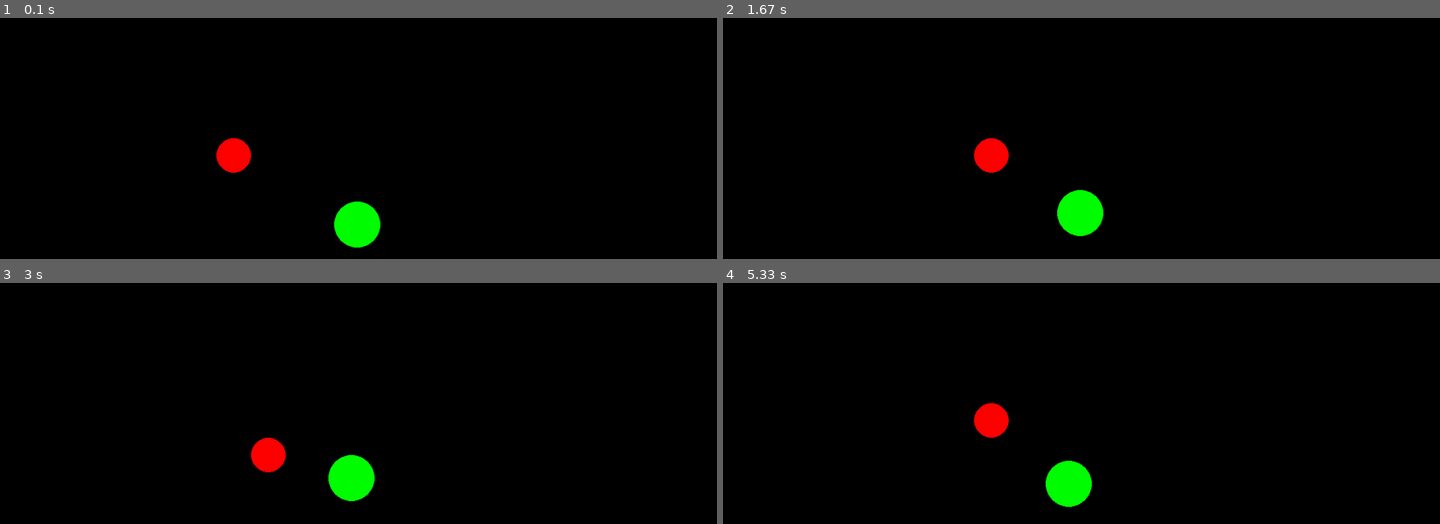
Above: before the commit, frames 1-4 (two rows, left to right).
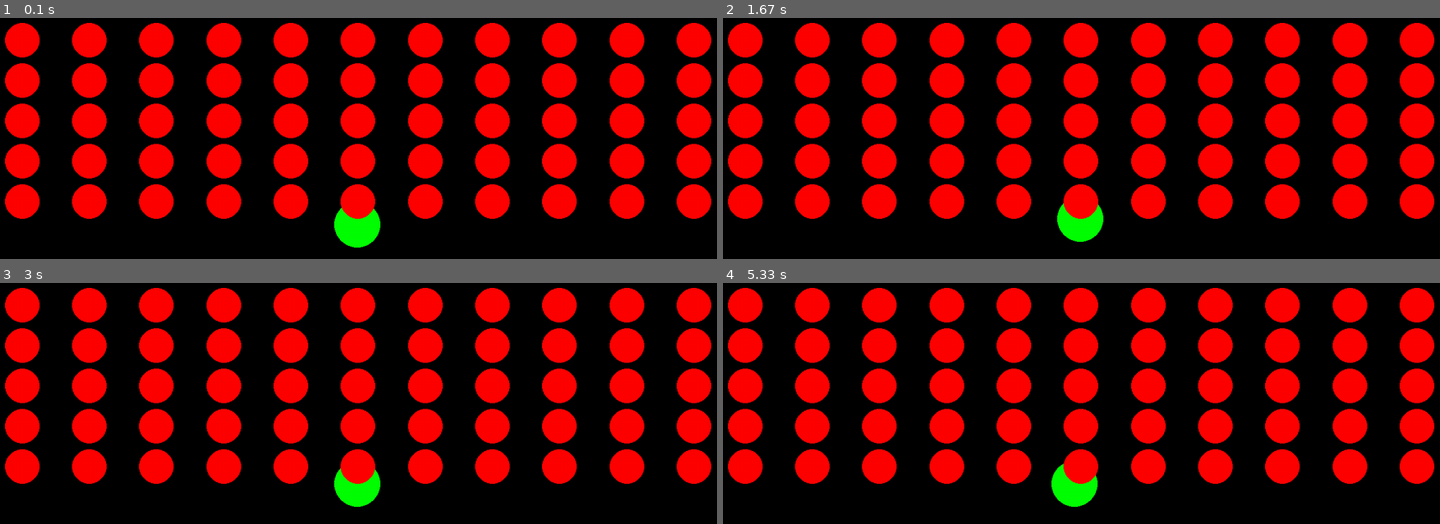
Above: after the commit, the same moments.

Repository: IliaIlinich/SpaceInvadersPyGame
Game: pygame game, started from main.py
The game is run twice, just before and just after one commit, with the same random seed, the same clock (stepped at 60 frames per second) and the same inputs.
Inputs:
- Up to frame 1 (0.1 s): no input
- Up to frame 2 (1.67 s): hold Up 0.83-1.3 s; hold Right from 1.33 s (still down)
- Up to frame 3 (3 s): release Right at 1.93 s; hold Left 1.97-2.62 s; hold Down from 2.65 s (still down)
- Up to frame 4 (5.33 s): release Down at 3.33 s; hold Left 3.37-4.07 s; hold Up 4.1-4.8 s; hold Right from 4.83 s (still down)

The runs differ from the first frame. In frame 1, 31% of the frame differs, in the area x 0-100%, y 2-84%; in frame 2, 31%; in frame 3, 32%, in the area x 0-100%, y 2-93%; in frame 4, 31%.

Commit message:
alien level file added with grid for them.

Diff:
--- a/alienController.py
+++ b/alienController.py
@@ -4,11 +4,12 @@
 class Alien:
     def __init__(self, pos_x, pos_y):
         self.position = pygame.Vector2(pos_x, pos_y)
-        self.stage = 0 # Terminal variable for movement testing
-        self.timer_move = pygame.USEREVENT + 1
 
     def draw(self, surface):
         pygame.draw.circle(surface, "red", self.position, 30)
+
+    def get_position(self):
+        return self.position
 
     # Movement
     def move_right(self):
--- /dev/null
+++ b/alienLevels.py
@@ -0,0 +1,17 @@
+import pygame
+import alienController as ALC
+
+screen = pygame.display.set_mode((1280, 720))
+
+def level1():
+    alien_list = [[]]
+    for i in range(5):
+        alien_line = []
+        for j in range(11):
+            alien = ALC.Alien(60 + j * (screen.get_width() / 11), 40 + i * 70)
+            alien_line.append(alien)
+        alien_list.append(alien_line)
+
+    for i in range(len(alien_list)):
+        for j in range(len(alien_list[i])):
+            alien_list[i][j].draw(screen)
--- a/main.py
+++ b/main.py
@@ -1,5 +1,6 @@
 import pygame
 import alienController as ALC
+import alienLevels as ALL
 
 # Initialize Pygame
 pygame.init()
@@ -10,9 +11,7 @@
 # Player setup
 player_pos = pygame.Vector2(screen.get_width() / 2, screen.get_height() / 2)
 
-# Alien setup
-alien1 = ALC.Alien(screen.get_width() / 3, screen.get_height() / 3)
-pygame.time.set_timer(alien1.timer_move, 1000)  # Alien movement timer
+level_flag = 0
 
 # Main loop
 if __name__ == "__main__":
@@ -39,23 +38,7 @@
                 if keys[pygame.K_DOWN]:
                     player_pos.y += 10
 
-                # Movement test
-                if event.type == alien1.timer_move:
-                    if alien1.stage == 0:
-                        alien1.move_right()
-                        alien1.stage += 1
-                    elif alien1.stage == 1:
-                        alien1.move_down()
-                        alien1.stage += 1
-                    elif alien1.stage == 2:
-                        alien1.move_left()
-                        alien1.stage += 1
-                    elif alien1.stage == 3:
-                        alien1.move_up()
-                        alien1.stage = 0
-
-                # Draw alien
-                alien1.draw(screen)
+                ALL.level1()
 
                 # Update the display
                 pygame.display.flip()
